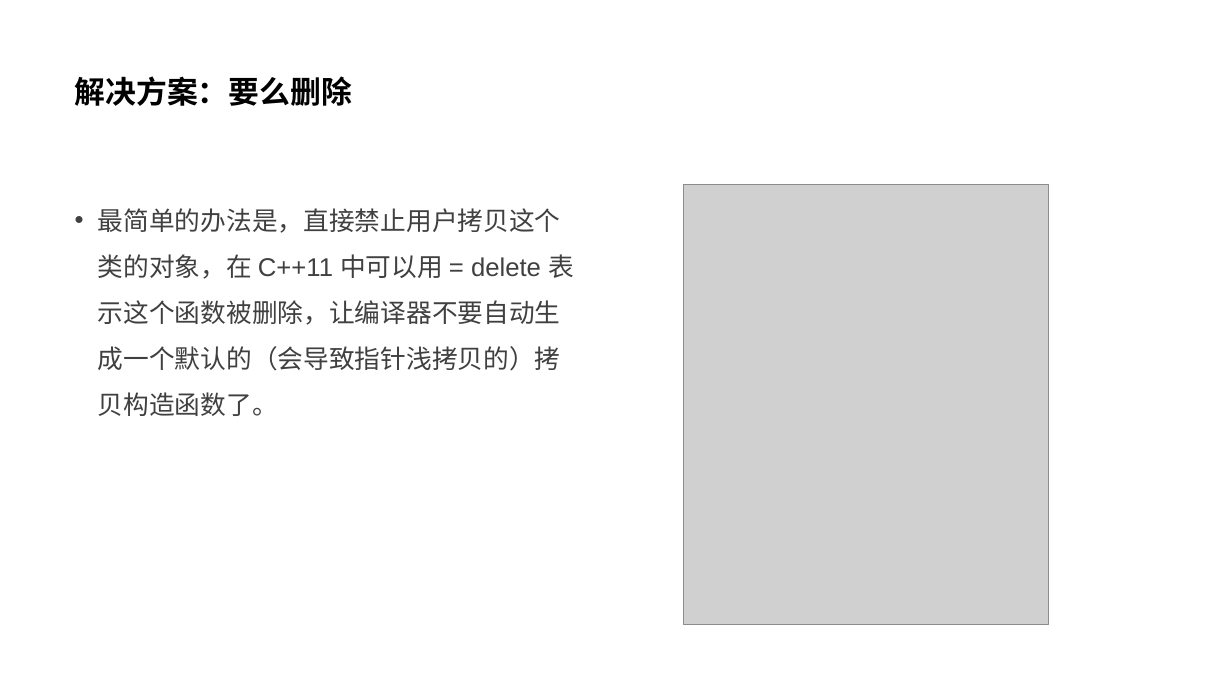
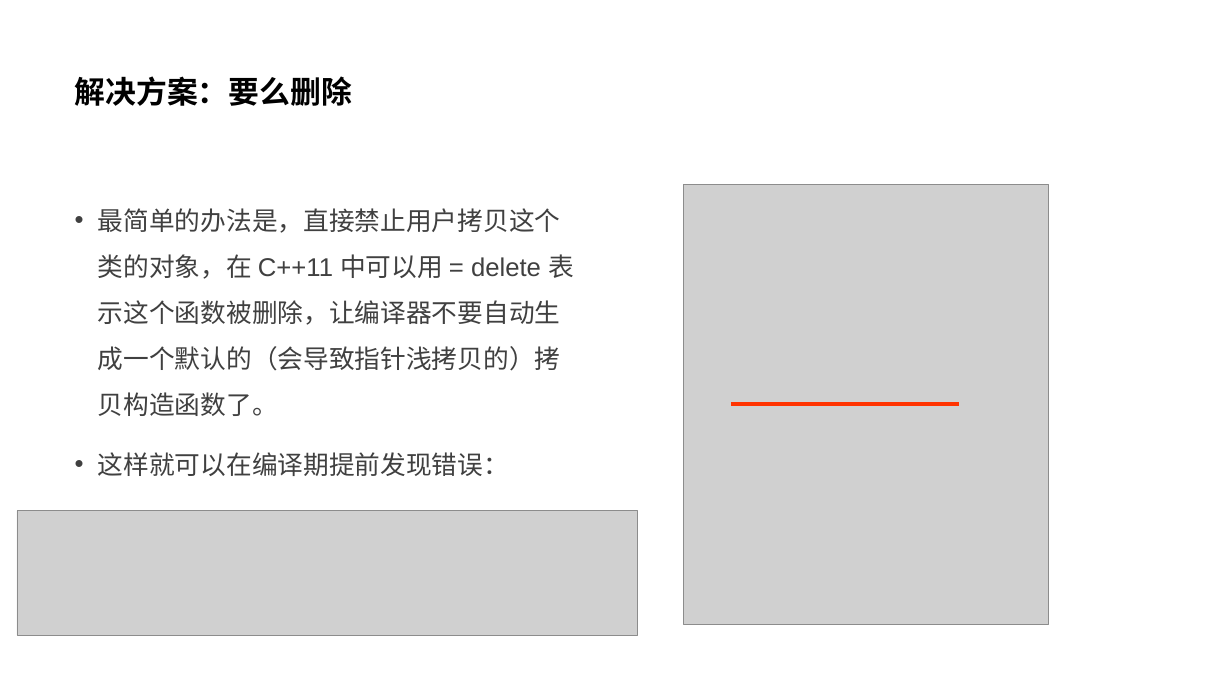
Before and after one commit to parallel101/course, a slide deck: slide 27 of 02/slides.pptx. Drawn at 1232x693 pixels with LibreOffice and Linux fonts; fonts in the diff are those of the drawing; grey boxes stand for pictures. Boxes give left, top, right and bottom in pixels: in the first picture for what was removed or moved away, otherwise in the second. Text is boxed around its words. In the diff, an @@ line names an element or a change of style, - is before the commit and + after.

```diff
--- a/02/slides.pptx
+++ b/02/slides.pptx
@@ line added from (731, 405) to (959, 405), #FF3300 3 pt @@
@@ text at [98,452,509,476]: paragraph added @@
+• 这样就可以在编译期提前发现错误：
@@ picture added at [17,511,638,635] @@
```
Also in this commit, not shown: 2 other slides changed, 2 slides added, 9 other files.
